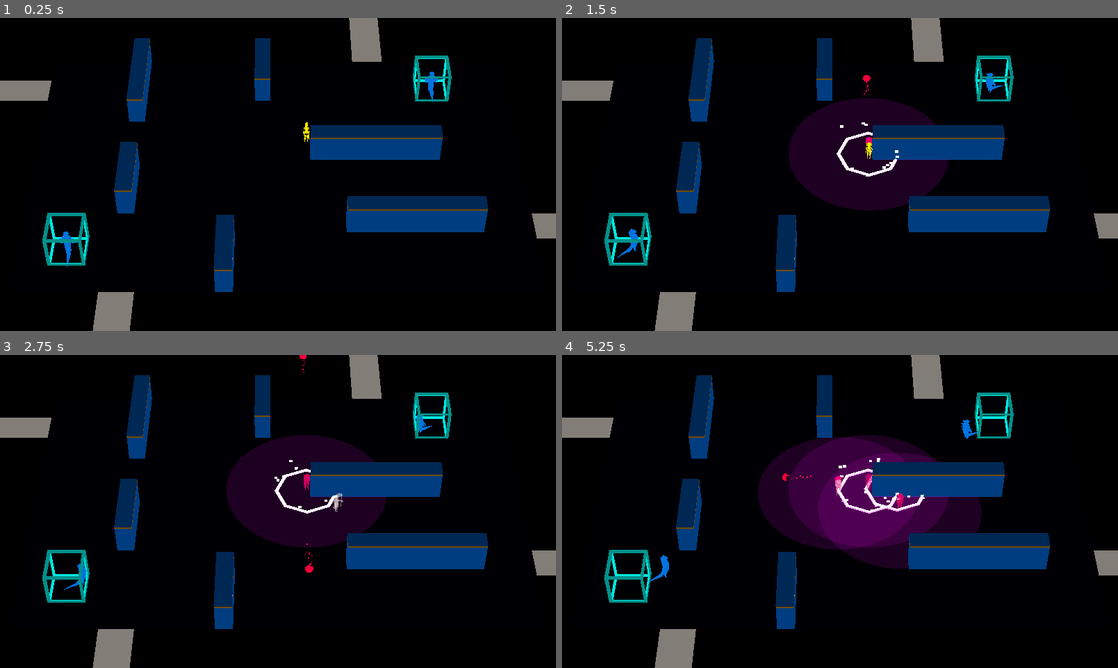
Above: before the commit, frames 1-4 (two rows, left to right).
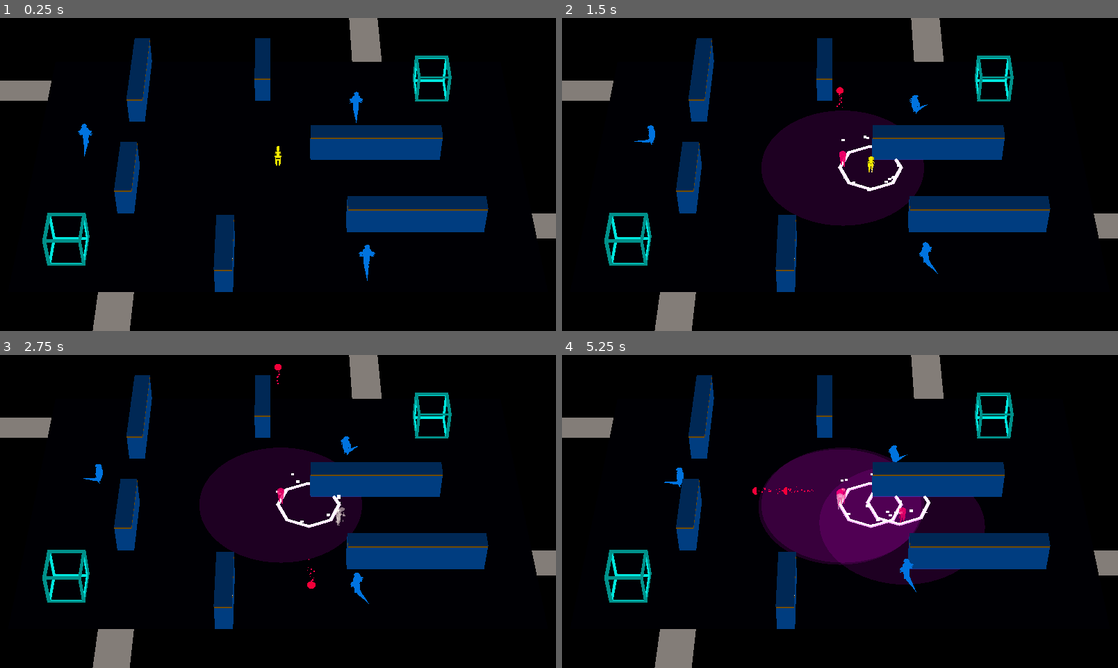
Above: after the commit, the same moments.

Repository: ralabate/30ddl
Game: Godot game, scene res://main.tscn
Same seed, same stepped clock (60 frames per second), same inputs: the game is played once before the commit and once after it.
Inputs:
- Up to frame 1 (0.25 s): no input
- Up to frame 2 (1.5 s): tap Enter (ui_accept) at 0.5, 0.77 s; hold Right (ui_right) 0.53-1.28 s; tap S (player_decoy) at 0.6 s; hold Down (ui_down) from 1.28 s (still down); tap A (player_mine) at 1.35 s
- Up to frame 3 (2.75 s): tap Enter (ui_accept) at 1.52 s; release Down (ui_down) at 2.03 s; hold Right (ui_right) from 2.03 s (still down); tap D (player_phase) at 2.1 s
- Up to frame 4 (5.25 s): release Right (ui_right) at 2.78 s; hold Up (ui_up) 2.78-3.53 s; tap S (player_decoy) at 2.85, 5.1 s; tap Enter (ui_accept) at 3.02, 3.77, 4.52 s; hold Left (ui_left) 3.53-5.03 s; tap A (player_mine) at 3.6 s; tap D (player_phase) at 4.35 s; hold Down (ui_down) from 5.03 s (still down)

The runs differ from the first frame. In frame 1, 0.6% of the frame differs, in the area x 10-79%, y 17-84%; in frame 2, 4.7%; in frame 3, 4.6%; in frame 4, 6.5%, in the area x 15-77%, y 20-76%.
Error in both runs: Invalid access of index '1' on a base object of type: 'Array[Dictionary]'. (res://common/log.gd:9)

Commit message:
new badguy and wip auto fire

Diff:
--- a/gauntlet/badguys/badguy.gd
+++ b/gauntlet/badguys/badguy.gd
@@ -26,7 +26,7 @@
 	health_component.damage_received.connect(_on_damage_received)
 	health_component.death.connect(_on_death)
 
-	animated_mesh.get_node("AnimationPlayer").play("blueguy_idle")
+	#animated_mesh.get_node("AnimationPlayer").play("blueguy_idle")
 
 
 func _physics_process(delta):
--- a/gauntlet/badguys/badguy_spawner.gd
+++ b/gauntlet/badguys/badguy_spawner.gd
@@ -1,19 +1,20 @@
 extends StaticBody3D
 
 
-signal spawned_badguy(position: Vector3)
+signal spawned_badguy(badguy: Node3D, position: Vector3)
 signal death
+
+@export var badguy_template: PackedScene
 
 @onready var health_component: HealthComponent = %HealthComponent
 
 
 func _ready() -> void:
-	add_to_group("spawners")
 	health_component.death.connect(_on_death)
 
 
 func _on_timer_timeout() -> void:
-	spawned_badguy.emit(position)
+	spawned_badguy.emit(badguy_template.instantiate(), position)
 
 
 func _on_death() -> void:
--- a/gauntlet/badguys/badguy_spawner.tscn
+++ b/gauntlet/badguys/badguy_spawner.tscn
@@ -7,7 +7,7 @@
 [sub_resource type="BoxShape3D" id="BoxShape3D_hvvxq"]
 size = Vector3(2, 2, 2)
 
-[node name="BadguySpawner" type="StaticBody3D"]
+[node name="BadguySpawner" type="StaticBody3D" groups=["spawners"]]
 collision_layer = 8
 collision_mask = 0
 script = ExtResource("1_irkoj")
--- /dev/null
+++ b/gauntlet/badguys/orange_badguy.tscn
@@ -0,0 +1,51 @@
+[gd_scene load_steps=8 format=3 uid="uid://bugwiltjmg52c"]
+
+[ext_resource type="Script" uid="uid://clhircl18kdhh" path="res://badguys/badguy.gd" id="1_qpwri"]
+[ext_resource type="Material" uid="uid://ci70lplv4aah0" path="res://badguys/damage_overlay.tres" id="2_frc6e"]
+[ext_resource type="Script" uid="uid://bund4vdf4u4yo" path="res://common/health_component.gd" id="3_becgi"]
+[ext_resource type="PackedScene" uid="uid://ctdi8njhskigp" path="res://badguys/imported/orangeguy_idle.glb" id="4_qpwri"]
+[ext_resource type="Script" uid="uid://b72gu3rundnc0" path="res://common/auto_fire_component.gd" id="5_frc6e"]
+
+[sub_resource type="CapsuleShape3D" id="CapsuleShape3D_apgvv"]
+radius = 0.25
+
+[sub_resource type="SphereShape3D" id="SphereShape3D_221m0"]
+radius = 0.3
+
+[node name="OrangeBadguy" type="CharacterBody3D"]
+collision_layer = 4
+collision_mask = 23
+script = ExtResource("1_qpwri")
+damage_overlay = ExtResource("2_frc6e")
+
+[node name="CollisionShape3D" type="CollisionShape3D" parent="."]
+shape = SubResource("CapsuleShape3D_apgvv")
+
+[node name="NavigationAgent3D" type="NavigationAgent3D" parent="."]
+unique_name_in_owner = true
+
+[node name="NavigationTimer" type="Timer" parent="."]
+unique_name_in_owner = true
+autostart = true
+
+[node name="HealthComponent" type="Node" parent="."]
+unique_name_in_owner = true
+script = ExtResource("3_becgi")
+MAX_HEALTH = 5
+metadata/_custom_type_script = "uid://bund4vdf4u4yo"
+
+[node name="PlayerDamageArea" type="Area3D" parent="."]
+unique_name_in_owner = true
+collision_layer = 4
+collision_mask = 2
+
+[node name="CollisionShape3D" type="CollisionShape3D" parent="PlayerDamageArea"]
+shape = SubResource("SphereShape3D_221m0")
+
+[node name="AnimatedMesh" parent="." instance=ExtResource("4_qpwri")]
+unique_name_in_owner = true
+transform = Transform3D(1, 0, 0, 0, 1, 0, 0, 0, 1, 0, -1, 0)
+
+[node name="AutofireComponent" type="Node" parent="."]
+script = ExtResource("5_frc6e")
+metadata/_custom_type_script = "uid://b72gu3rundnc0"
--- /dev/null
+++ b/gauntlet/common/auto_fire_component.gd
@@ -0,0 +1,28 @@
+extends Node
+class_name AutofireComponent
+
+
+signal fired(bullet: Node3D, direction: Vector3, location: Vector3)
+
+@export var TIME_BETWEEN_SHOTS = 1.0
+
+var bullet_template = preload("res://player/bullet.tscn")
+var firing_rate_timer: Timer
+
+
+func _ready() -> void:
+	firing_rate_timer = Timer.new()
+	firing_rate_timer.wait_time = TIME_BETWEEN_SHOTS
+	firing_rate_timer.autostart = false
+	firing_rate_timer.timeout.connect(_on_firing_rate_timer_timeout)
+	add_child(firing_rate_timer)
+
+
+func _on_firing_rate_timer_timeout() -> void:
+	var bullet = bullet_template.instantiate()
+	var parent = get_parent()
+	fired.emit(
+		bullet,
+		parent.rotation,
+		parent.transform.origin - parent.transform.basis.z
+	)
--- a/gauntlet/level/level.gd
+++ b/gauntlet/level/level.gd
@@ -37,26 +37,18 @@
 	player.done_winning.connect(_on_player_done_winning)
 
 
-func spawn_badguy(position: Vector3) -> void:
-	var badguy = badguy_template.instantiate()
-	add_child(badguy)
-	badguy.target = player
-	badguy.position = position
-
-
 func start_game() -> void:
 	spawn_player()
 
-	var spawner_spawners = get_tree().get_nodes_in_group("spawner_spawners")
-	for spawner_spawner in spawner_spawners:
-		var spawner = spawner_template.instantiate()
-		add_child(spawner)
-		spawner.position = spawner_spawner.position
+	var spawners = get_tree().get_nodes_in_group("spawners")
+	for spawner in spawners:
 		spawner.spawned_badguy.connect(_on_spawned_badguy)
 		spawner.death.connect(_on_spawner_died)
 		spawner_count += 1
 
-		spawn_badguy(spawner.position)
+	var badguys = get_tree().get_nodes_in_group("badguys")
+	for badguy in badguys:
+		badguy.target = player
 
 
 func clean_up() -> void:
@@ -127,9 +119,11 @@
 			affected.target = player
 
 
-func _on_spawned_badguy(position: Vector3) -> void:
+func _on_spawned_badguy(badguy: Node3D, position: Vector3) -> void:
 	if player != null and not player.is_queued_for_deletion():
-		spawn_badguy(position)
+		add_child(badguy)
+		badguy.target = player
+		badguy.position = position
 
 
 func _on_spawner_died() -> void:
--- /dev/null
+++ b/gauntlet/level/levels/empty_level.tscn
@@ -0,0 +1,43 @@
+[gd_scene load_steps=7 format=3 uid="uid://bd1rxrkqfuiqk"]
+
+[ext_resource type="Script" uid="uid://circq55qpjcvk" path="res://level/level.gd" id="1_53vyl"]
+[ext_resource type="PackedScene" uid="uid://ce84xhnoym281" path="res://level/levels/playfield_0.tscn" id="2_lvwwe"]
+[ext_resource type="PackedScene" uid="uid://dcyd6q7bb3k6m" path="res://badguys/badguy_spawner.tscn" id="3_53vyl"]
+[ext_resource type="PackedScene" uid="uid://dysqmwq3wem2k" path="res://badguys/badguy.tscn" id="4_lvwwe"]
+[ext_resource type="PackedScene" uid="uid://bugwiltjmg52c" path="res://badguys/orange_badguy.tscn" id="5_mb677"]
+
+[sub_resource type="Environment" id="Environment_h2yge"]
+background_mode = 1
+ambient_light_source = 2
+ambient_light_color = Color(0.950226, 0.908877, 0.874709, 1)
+
+[node name="Level0" type="Node3D"]
+script = ExtResource("1_53vyl")
+
+[node name="ModularLevel" parent="." instance=ExtResource("2_lvwwe")]
+
+[node name="Camera3D" type="Camera3D" parent="."]
+transform = Transform3D(1, 0, 0, 0, 0.707107, 0.707107, 0, -0.707107, 0.707107, 0, 51.2774, 52.0472)
+environment = SubResource("Environment_h2yge")
+fov = 15.0
+
+[node name="PlayerSpawner" type="Marker3D" parent="."]
+unique_name_in_owner = true
+transform = Transform3D(1, 0, 0, 0, 1, 0, 0, 0, 1, 0, 1, -1)
+
+[node name="BadguySpawner" parent="." instance=ExtResource("3_53vyl")]
+transform = Transform3D(1, 0, 0, 0, 1, 0, 0, 0, 1, 12, 1, -7)
+badguy_template = ExtResource("4_lvwwe")
+
+[node name="Timer" parent="BadguySpawner" index="0"]
+wait_time = 1.0
+
+[node name="BadguySpawner2" parent="." instance=ExtResource("3_53vyl")]
+transform = Transform3D(1, 0, 0, 0, 1, 0, 0, 0, 1, -12, 1, 7)
+badguy_template = ExtResource("5_mb677")
+
+[node name="Timer" parent="BadguySpawner2" index="0"]
+wait_time = 1.0
+
+[editable path="BadguySpawner"]
+[editable path="BadguySpawner2"]
--- a/gauntlet/level/levels/level_0.tscn
+++ b/gauntlet/level/levels/level_0.tscn
@@ -1,8 +1,10 @@
-[gd_scene load_steps=5 format=3 uid="uid://cl42meh1r3ruo"]
+[gd_scene load_steps=7 format=3 uid="uid://cl42meh1r3ruo"]
 
 [ext_resource type="Script" uid="uid://circq55qpjcvk" path="res://level/level.gd" id="1_r1hm0"]
 [ext_resource type="PackedScene" uid="uid://ce84xhnoym281" path="res://level/levels/playfield_0.tscn" id="2_0ye0m"]
 [ext_resource type="PackedScene" uid="uid://cis78mxrxyjlq" path="res://level/bridge.tscn" id="3_x0rgq"]
+[ext_resource type="PackedScene" uid="uid://dcyd6q7bb3k6m" path="res://badguys/badguy_spawner.tscn" id="4_x0rgq"]
+[ext_resource type="PackedScene" uid="uid://dysqmwq3wem2k" path="res://badguys/badguy.tscn" id="5_bvwrb"]
 
 [sub_resource type="Environment" id="Environment_h2yge"]
 background_mode = 1
@@ -34,11 +36,19 @@
 unique_name_in_owner = true
 transform = Transform3D(1, 0, 0, 0, 1, 0, 0, 0, 1, 0, 1, -1)
 
-[node name="SpawnerSpawner" type="Marker3D" parent="." groups=["spawner_spawners"]]
+[node name="BadguySpawner" parent="." instance=ExtResource("4_x0rgq")]
 transform = Transform3D(1, 0, 0, 0, 1, 0, 0, 0, 1, 12, 1, -7)
+badguy_template = ExtResource("5_bvwrb")
 
-[node name="SpawnerSpawner2" type="Marker3D" parent="." groups=["spawner_spawners"]]
+[node name="BadguySpawner2" parent="." instance=ExtResource("4_x0rgq")]
 transform = Transform3D(1, 0, 0, 0, 1, 0, 0, 0, 1, -12, 1, 7)
+badguy_template = ExtResource("5_bvwrb")
+
+[node name="Badguy" parent="." instance=ExtResource("5_bvwrb")]
+transform = Transform3D(1, 0, 0, 0, 1, 0, 0, 0, 1, 11, 1, 6)
+
+[node name="Badguy2" parent="." instance=ExtResource("5_bvwrb")]
+transform = Transform3D(1, 0, 0, 0, 1, 0, 0, 0, 1, -12, 1, -7)
 
 [editable path="WestBridge"]
 [editable path="EastBridge"]
--- a/gauntlet/level/levels/level_1.tscn
+++ b/gauntlet/level/levels/level_1.tscn
@@ -1,8 +1,10 @@
-[gd_scene load_steps=5 format=3 uid="uid://clsdp2e4yqkji"]
+[gd_scene load_steps=7 format=3 uid="uid://clsdp2e4yqkji"]
 
 [ext_resource type="Script" uid="uid://circq55qpjcvk" path="res://level/level.gd" id="1_35gx7"]
 [ext_resource type="PackedScene" uid="uid://c4hm3jsxo7vky" path="res://level/levels/playfield_1.tscn" id="2_wg4fv"]
 [ext_resource type="PackedScene" uid="uid://cis78mxrxyjlq" path="res://level/bridge.tscn" id="3_hosfi"]
+[ext_resource type="PackedScene" uid="uid://dcyd6q7bb3k6m" path="res://badguys/badguy_spawner.tscn" id="4_hosfi"]
+[ext_resource type="PackedScene" uid="uid://dysqmwq3wem2k" path="res://badguys/badguy.tscn" id="5_eq12i"]
 
 [sub_resource type="Environment" id="Environment_h2yge"]
 background_mode = 1
@@ -39,11 +41,22 @@
 unique_name_in_owner = true
 transform = Transform3D(1, 0, 0, 0, 1, 0, 0, 0, 1, 0, 1, 0)
 
-[node name="SpawnerSpawner" type="Marker3D" parent="." groups=["spawner_spawners"]]
+[node name="BadguySpawner" parent="." instance=ExtResource("4_hosfi")]
 transform = Transform3D(1, 0, 0, 0, 1, 0, 0, 0, 1, 10, 1, -7)
+badguy_template = ExtResource("5_eq12i")
 
-[node name="SpawnerSpawner2" type="Marker3D" parent="." groups=["spawner_spawners"]]
+[node name="BadguySpawner2" parent="." instance=ExtResource("4_hosfi")]
 transform = Transform3D(1, 0, 0, 0, 1, 0, 0, 0, 1, -12, 1, 7)
+badguy_template = ExtResource("5_eq12i")
+
+[node name="Badguy" parent="." instance=ExtResource("5_eq12i")]
+transform = Transform3D(1, 0, 0, 0, 1, 0, 0, 0, 1, -12, 1, -2)
+
+[node name="Badguy2" parent="." instance=ExtResource("5_eq12i")]
+transform = Transform3D(1, 0, 0, 0, 1, 0, 0, 0, 1, 5, 1, 8)
+
+[node name="Badguy3" parent="." instance=ExtResource("5_eq12i")]
+transform = Transform3D(1, 0, 0, 0, 1, 0, 0, 0, 1, 5, 1, -5)
 
 [editable path="EastBridge"]
 [editable path="WestBridge"]
--- /dev/null
+++ b/gauntlet/player/badguy_bullet.tscn
@@ -0,0 +1,40 @@
+[gd_scene load_steps=7 format=3 uid="uid://ccha1k3c1jk0d"]
+
+[ext_resource type="Script" uid="uid://dfy13ftmrsh8" path="res://player/bullet.gd" id="1_wi5qy"]
+[ext_resource type="Material" uid="uid://c536k4wyxiue8" path="res://player/badguy_bullet_pm.tres" id="2_mvdyf"]
+[ext_resource type="QuadMesh" uid="uid://cpb6vc3gpgy8m" path="res://player/badguy_bullet_dp.tres" id="3_t2q57"]
+
+[sub_resource type="StandardMaterial3D" id="StandardMaterial3D_pj8qx"]
+shading_mode = 0
+albedo_color = Color(0.607843, 1, 0.47451, 1)
+
+[sub_resource type="SphereMesh" id="SphereMesh_v8qja"]
+material = SubResource("StandardMaterial3D_pj8qx")
+radius = 1.0
+radial_segments = 16
+rings = 8
+is_hemisphere = true
+
+[sub_resource type="SphereShape3D" id="SphereShape3D_rtl8c"]
+radius = 0.319399
+
+[node name="Bullet" type="Area3D"]
+collision_layer = 2
+collision_mask = 13
+script = ExtResource("1_wi5qy")
+
+[node name="MeshInstance3D" type="MeshInstance3D" parent="."]
+transform = Transform3D(0.25, 0, 0, 0, -1.09278e-08, 0.25, 0, -0.25, -1.09278e-08, 0, 0, 0)
+layers = 2
+mesh = SubResource("SphereMesh_v8qja")
+
+[node name="CollisionShape3D" type="CollisionShape3D" parent="."]
+shape = SubResource("SphereShape3D_rtl8c")
+
+[node name="LargeParticles" type="GPUParticles3D" parent="."]
+amount = 16
+lifetime = 0.25
+process_material = ExtResource("2_mvdyf")
+draw_pass_1 = ExtResource("3_t2q57")
+
+[connection signal="body_entered" from="." to="." method="_on_body_entered"]
--- /dev/null
+++ b/gauntlet/player/badguy_bullet_dp.tres
@@ -0,0 +1,14 @@
+[gd_resource type="QuadMesh" load_steps=2 format=3 uid="uid://cpb6vc3gpgy8m"]
+
+[sub_resource type="StandardMaterial3D" id="StandardMaterial3D_v7oki"]
+shading_mode = 0
+vertex_color_use_as_albedo = true
+billboard_mode = 3
+billboard_keep_scale = true
+particles_anim_h_frames = 1
+particles_anim_v_frames = 1
+particles_anim_loop = false
+
+[resource]
+material = SubResource("StandardMaterial3D_v7oki")
+size = Vector2(0.2, 0.2)
--- /dev/null
+++ b/gauntlet/player/badguy_bullet_pm.tres
@@ -0,0 +1,13 @@
+[gd_resource type="ParticleProcessMaterial" format=3 uid="uid://c536k4wyxiue8"]
+
+[resource]
+emission_shape = 1
+emission_sphere_radius = 0.3
+direction = Vector3(0, 0, 1)
+spread = 0.0
+initial_velocity_min = 1.0
+initial_velocity_max = 2.0
+gravity = Vector3(0, 0, 0)
+scale_min = 0.1
+scale_max = 0.5
+color = Color(0.607843, 1, 0.47451, 1)
Not shown, added: gauntlet/common/auto_fire_component.gd.uid
